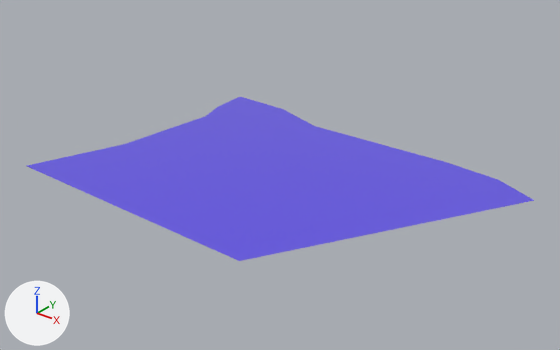
An edit to the FBX model Assets/__features/__egarpon/Escenas/Mapa/SueloModular/agua2.fbx, drawn before and after from the same camera.
Both versions are drawn from a 50 mm camera at (98.0, -135.0, 48.9) aimed at (31.2, -51.6, -2.8). The axes (+X, +Y, +Z) are drawn at lower left. The lights are the same throughout. The older version comes first.
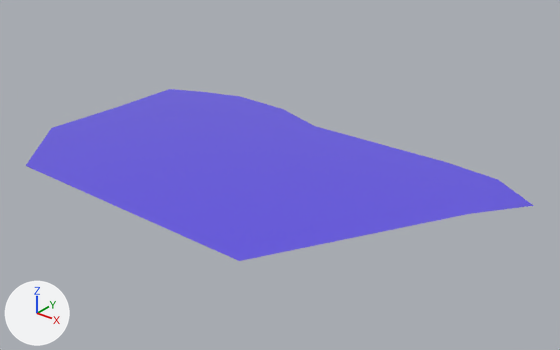
The newer file is also turned or shifted as a whole; pictures and numbers use the older file's frame.

Boxes [x1, y1, x2, y2] around the edits, measured in the pictures (560 x 350 px; the box of a moved part takes in the faces that stretch with it):
'Cylinder007', reshaped
    before: [27, 97, 534, 261]
    after: [26, 89, 534, 261]
part 1 of me_mesh, moved or reshaped
    both: [469, 180, 534, 214]
part 2 of me_mesh, added (blue)
    after: [26, 89, 240, 166]

The change, as a diff of the scene's bpy script:
```diff
--- a/Assets/__features/__egarpon/Escenas/Mapa/SueloModular/agua2.fbx.py
+++ b/Assets/__features/__egarpon/Escenas/Mapa/SueloModular/agua2.fbx.py
@@ me_mesh @@
 # used by ob_cylinder007; location = (0.0, 0.0, 0.0)
 # verts and faces of me_mesh; kept vertices keep their numbers, new ones are numbered from 18
 # before: 2 (65.6, -37.7, -1.6) at pixel (534, 200)
 # before: 3 (0.4, -75.3, -1.6) at pixel (25, 165), 9 (7.6, -43.2, -1.6) at pixel (205, 116), 10 (5.7, -31.7, -1.6) at pixel (240, 96), 12 (5.9, -60.2, -1.6) at pixel (124, 144), 13 (6.1, -38.1, -1.6) at pixel (218, 106)
-me_mesh.from_pydata(...)  # 18 vertices, 16 faces; spans x 0.4..65.6, y -75.3..-31.7, z -1.6
+me_mesh.from_pydata(...)  # 22 vertices, 22 faces; spans x -9.1..65.6, y -75.3..-31.7, z -2.4..-1.6
+# me_mesh part 1
+verts[2] = (65.6, -37.7, -2.4)  # moved, pixel (533, 205)
+# me_mesh part 2
+verts[18] = (-8.1, -49.8, -1.6)  # pixel (117, 106)
+verts[19] = (-9.1, -63.5, -1.6)  # pixel (51, 128)
+verts[20] = (-7.7, -37.1, -1.6)  # pixel (169, 89)
+verts[21] = (-1.6, -34.2, -1.6)  # pixel (203, 91)
+faces += [(9, 13, 21, 20), (12, 18, 19), (9, 18, 12), (9, 20, 18), (3, 12, 19), (10, 21, 13)]
 me_mesh.materials.append(mat_material__14)
```
